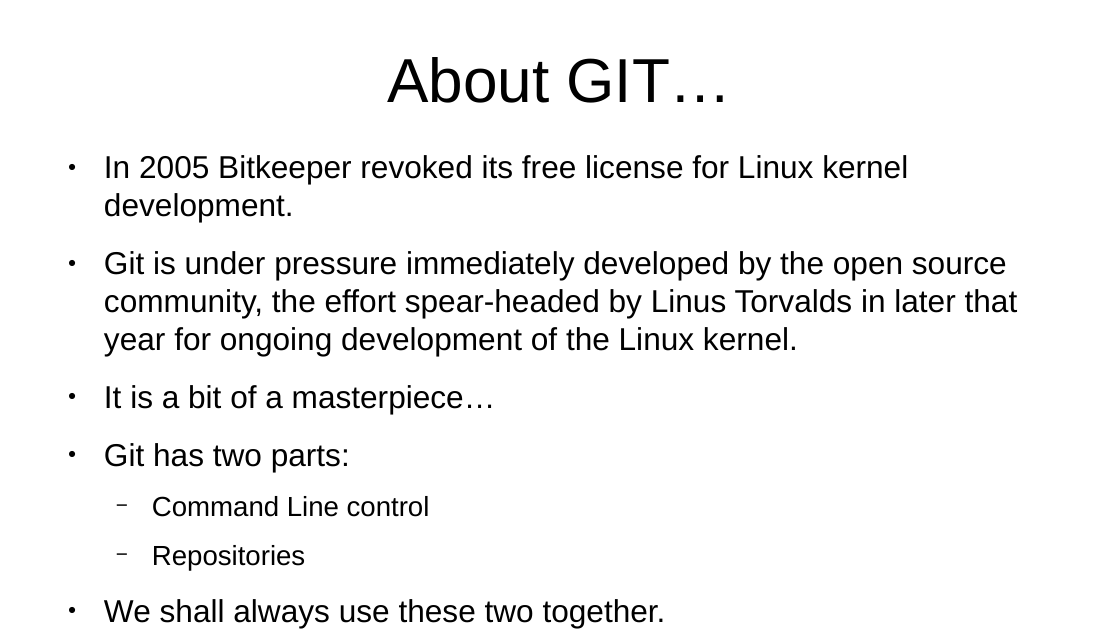
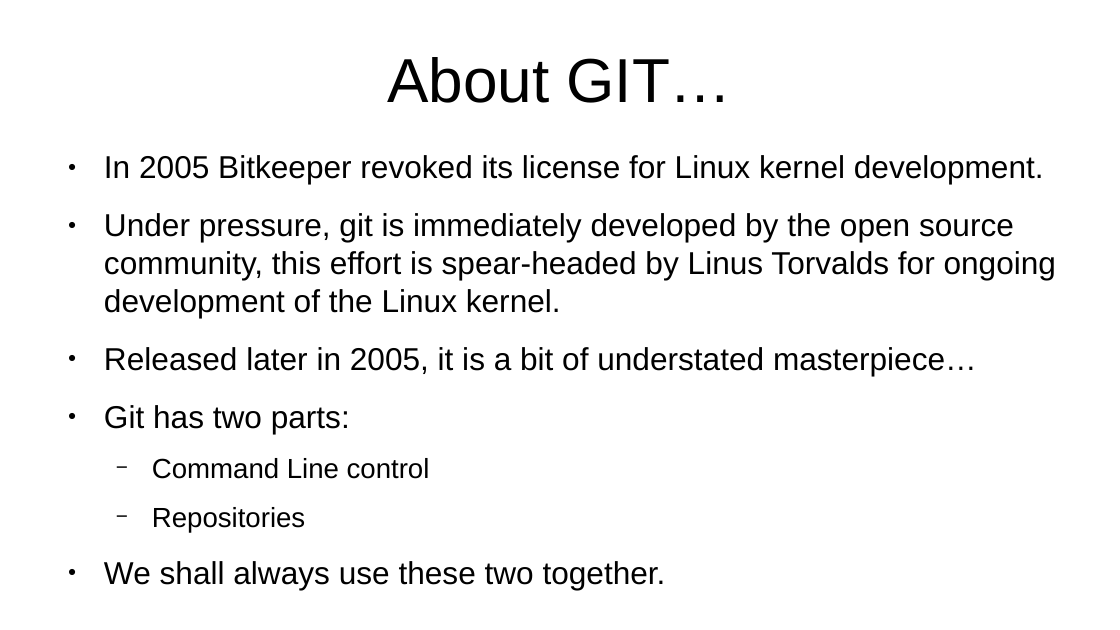
Before and after one commit to flintiii/TenStatementGit, a slide deck: slide 10 of vm_workshop_presentation.odp. Drawn at 1120x630 pixels with LibreOffice and Linux fonts; fonts in the diff are those of the drawing. Boxes give left, top, right and bottom in pixels: in the first picture for what was removed or moved away, otherwise in the second. Text is boxed around its words. In the diff, an @@ line names an element or a change of style, - is before the commit and + after.

```diff
--- a/vm_workshop_presentation.odp
+++ b/vm_workshop_presentation.odp
@@ text at bbox=[104, 155, 1056, 376]: text changed @@
-● In 2005 Bitkeeper revoked its free license for Linux kernel development.
-● Git is under pressure immediately developed by the open source community, the effort spear-headed by Linus Torvalds in later that year for ongoing development of the Linux kernel.
-● It is a bit of a masterpiece…
+● In 2005 Bitkeeper revoked its license for Linux kernel development.
+● Under pressure, git is immediately developed by the open source community, this effort is spear-headed by Linus Torvalds for ongoing development of the Linux kernel.
+● Released later in 2005, it is a bit of understated masterpiece…
```
Also in this commit, not shown: 23 other slides changed, 5 slides added, 7 slides removed.
